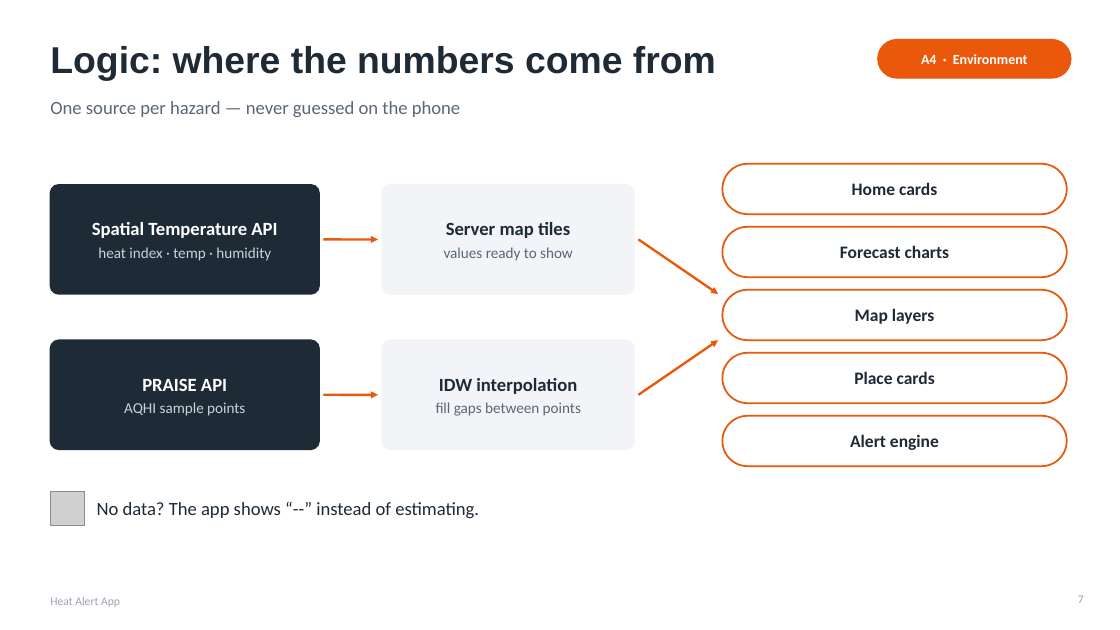
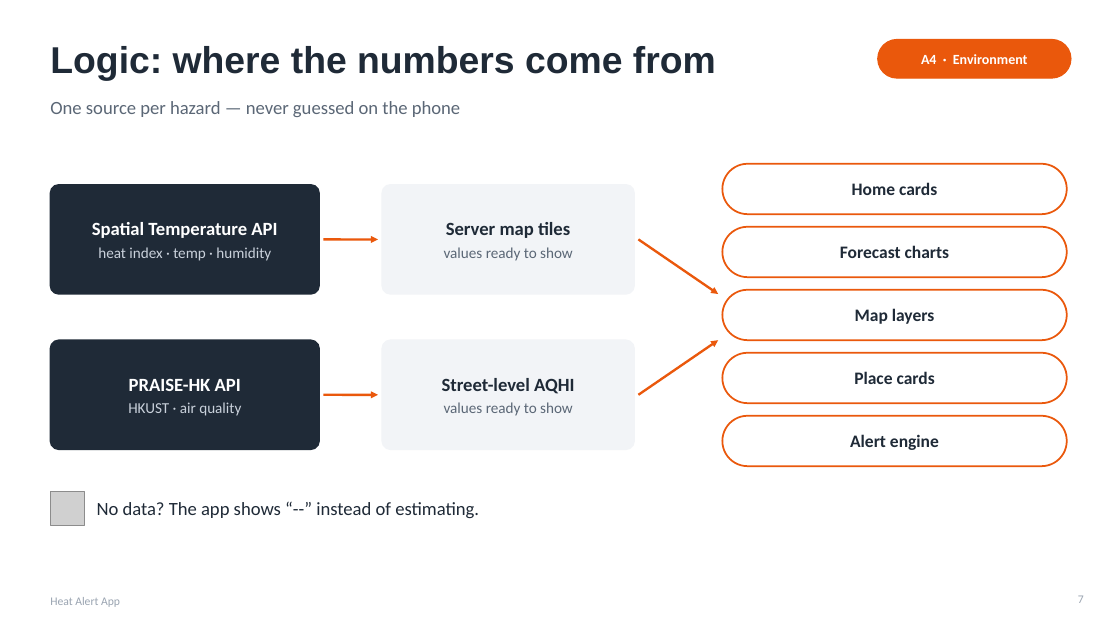
Before and after one commit to MungTsz/heat_alert_app, a slide deck: slide 7 of Claude outputs/Heat_Alert_App_Demo.pptx. Drawn at 1120x630 pixels with LibreOffice and Linux fonts; fonts in the diff are those of the drawing; grey boxes stand for pictures. Boxes give left, top, right and bottom in pixels: in the first picture for what was removed or moved away, otherwise in the second. Text is boxed around its words. In the diff, an @@ line names an element or a change of style, - is before the commit and + after.

```diff
--- a/Claude outputs/Heat_Alert_App_Demo.pptx
+++ b/Claude outputs/Heat_Alert_App_Demo.pptx
@@ text at (128,378,241,416): text changed @@
-PRAISE API
-AQHI sample points
+PRAISE-HK API
+HKUST · air quality
@@ text at (442,378,574,416): text changed @@
-IDW interpolation
-fill gaps between points
+Street-level AQHI
+values ready to show
```
Also in this commit, not shown: 7 other slides changed, 1 slide added, 7 other files.
